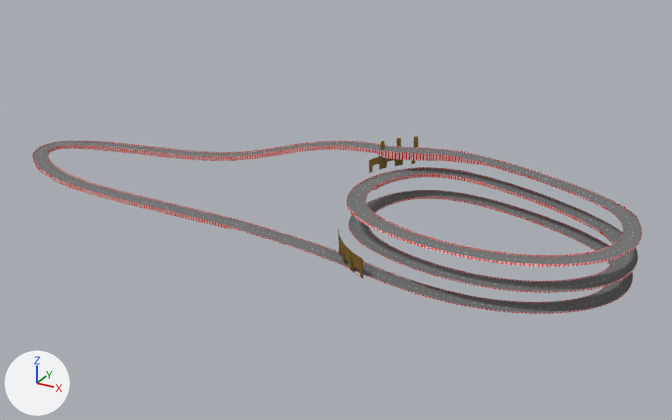
A saved change to the OBJ model assets/MapaGladiador/CarreteraGladiador.obj.
Rendered twice from a 50 mm lens placed at (1698.0, -2034.0, 1127.0), pointed at (476.0, 188.0, 16.0). Arrows for +X, +Y and +Z are at lower left; the lights stay in place. Where no turn or scale is listed for an object, it has been applied to the vertices.

The scene before the commit, as lines of its bpy script (objects in view):
```python
me_cargladi_cargladih = bpy.data.meshes.new('CarGladi_CarGladiH')
me_cargladi_cargladih.from_pydata(...)  # 3432 vertices, 3003 faces; spans x -730.0..1352.0, y -142.0..430.0, z -10.0..186.0
me_cargladi_cargladih.materials.append(mat_carretyeramat_000)
me_coliseo_coliseoh = bpy.data.meshes.new('COLISEO_coliseoH')
me_coliseo_coliseoh.from_pydata(...)  # 315 vertices, 181 faces; spans x 548.0..729.0, y -129.0..400.0, z -3.0..209.0
me_coliseo_coliseoh.materials.append(mat_coliseom_003)
ob_cargladi_cargladih = bpy.data.objects.new('CarGladi_CarGladiH', me_cargladi_cargladih)
ob_cargladi_cargladih.location = (0.0, 0.0, 0.0)
ob_coliseo_coliseoh = bpy.data.objects.new('COLISEO_coliseoH', me_coliseo_coliseoh)
ob_coliseo_coliseoh.location = (0.0, 0.0, 0.0)
```
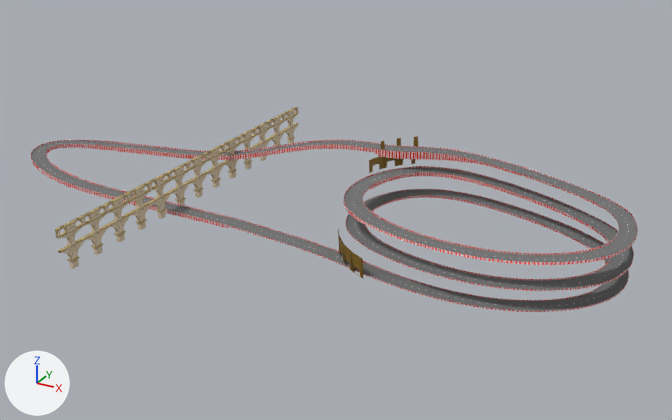
Boxes [x1, y1, x2, y2] around the edits, measured in the pictures (672 x 420 px):
'CarGladi_CarGladiH', mesh moved: before [32, 141, 642, 314]; after [31, 140, 638, 312]
'acueducto.001_acueductoH.001', added: after [55, 107, 299, 269]

What changed in the scene script:
```text
Add img_acueducto_normal_png:
    img_acueducto_normal_png = load_image('acueducto_normal.png', 'acueducto_normal.png', 256, 256, 'sRGB')
Add img_acueducto_diffusa_png:
    img_acueducto_diffusa_png = load_image('acueducto_diffusa.png', 'acueducto_diffusa.png', 256, 256, 'sRGB')
Add img_acueducto_specular_png:
    img_acueducto_specular_png = load_image('acueducto_specular.png', 'acueducto_specular.png', 256, 256, 'sRGB')
Add mat_acueductomat:
    mat_acueductomat = bpy.data.materials.new('AcueductoMAT')
    # uses the picture img_acueducto_diffusa_png
    # uses the picture img_acueducto_normal_png
    # uses the picture img_acueducto_specular_png
Change me_cargladi_cargladih:
    where me_cargladi_cargladih.from_pydata(...)  # 3432 vertices, 3003 faces; spans x -730.0..1352.0, y -142.0..430.0, z -10.0..186.0
    used by ob_cargladi_cargladih; location = (0.0, 0.0, 0.0)
    me_cargladi_cargladih part 1: the whole mesh is moved by (-12.0, 4.0, 0.0)
Add me_acueducto_001_acueductoh_001:
    me_acueducto_001_acueductoh_001.from_pydata(...)  # 2126 vertices, 2184 faces; spans x 4.0..23.0, y -467.0..736.0, z -13.0..115.0
    me_acueducto_001_acueductoh_001.materials.append(mat_acueductomat)
Add ob_acueducto_001_acueductoh_001:
    ob_acueducto_001_acueductoh_001 = bpy.data.objects.new('acueducto.001_acueductoH.001', me_acueducto_001_acueductoh_001)
    ob_acueducto_001_acueductoh_001.location = (0.0, 0.0, 0.0)
```
